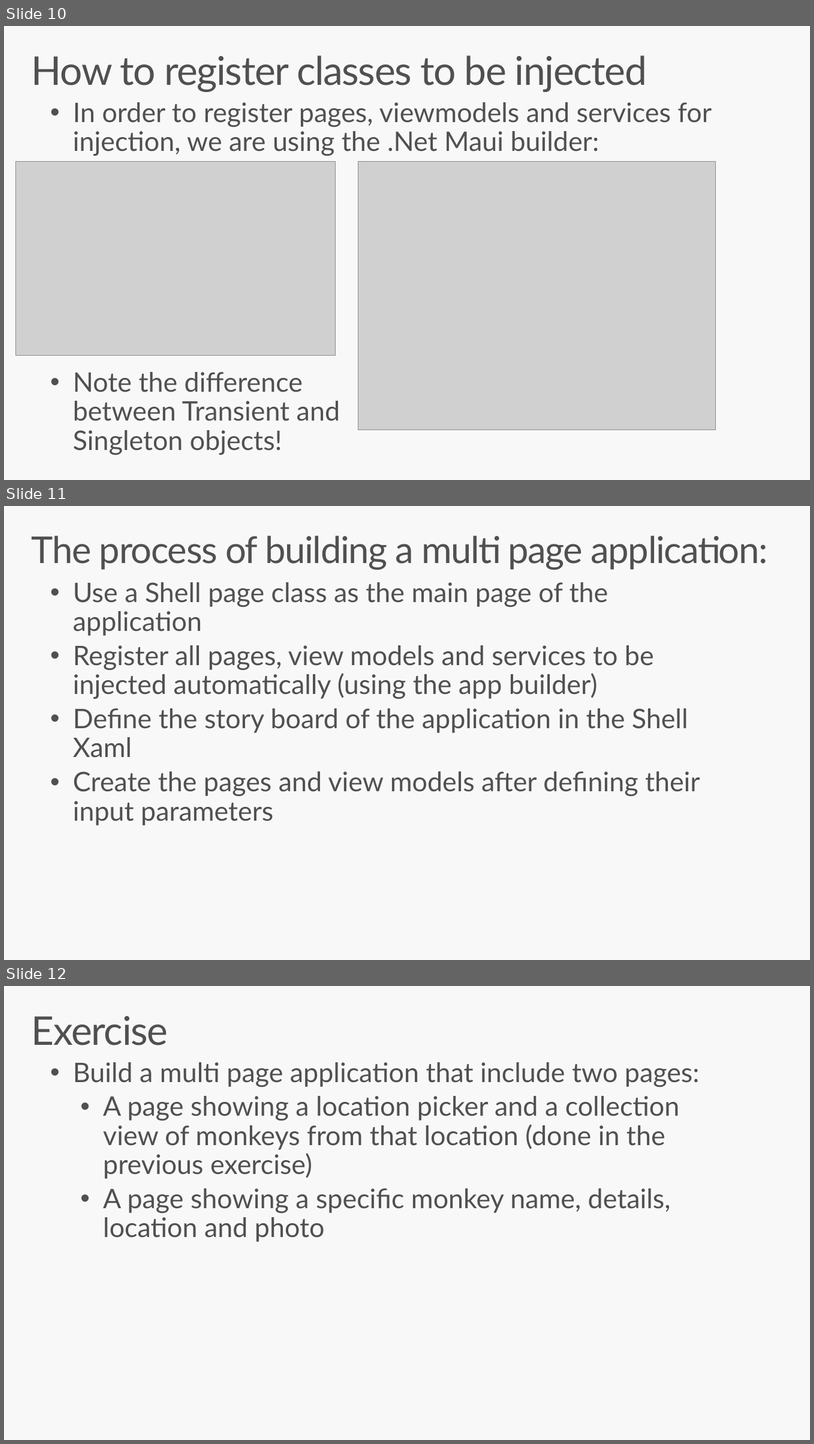
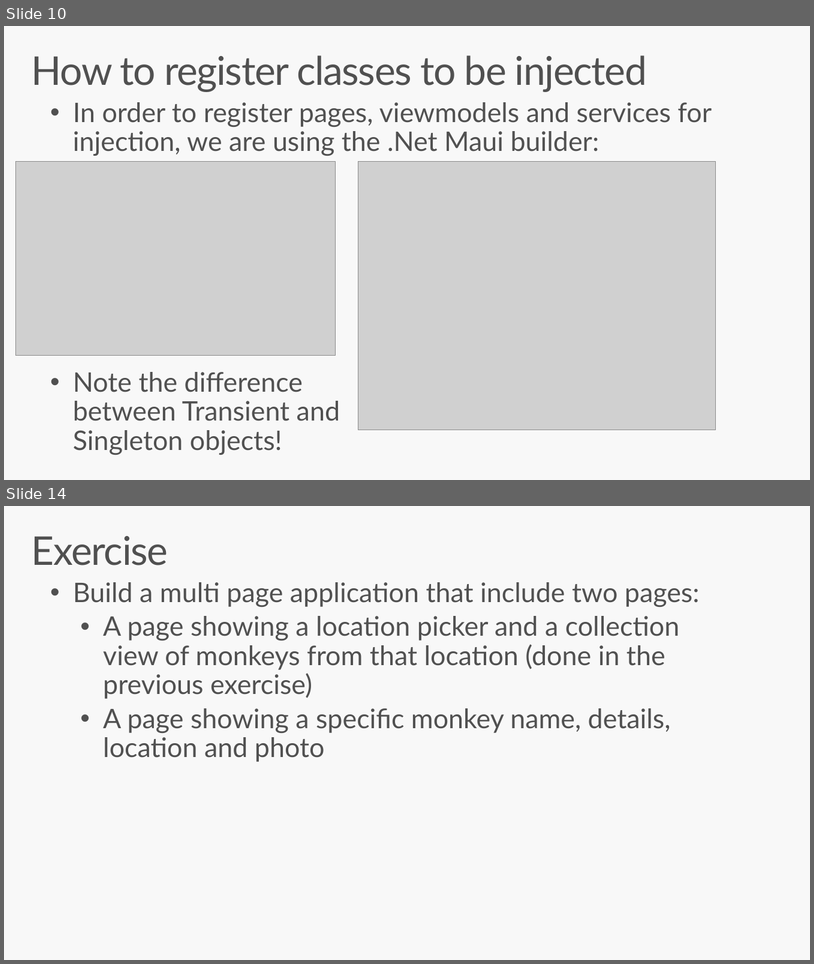
Before and after one commit to oferzad/ShellLesson_Step1.App, a slide deck: Docs/Navigation With Shell Step 1.pptx. Shown one above the other, each under a label of ours: slides 10, 11 and 12 before the commit, slides 10 and 14 after it; the slides between them are not shown. The pictures are 814x1444 and 814x964 pixels, drawn with LibreOffice and Linux fonts; fonts in the diff are those of the drawing; grey boxes stand for pictures. Boxes give left, top, right and bottom in pixels: in the first picture for what was removed or moved away, otherwise in the second. Text is boxed around its words. In the diff, an @@ line names an element or a change of style, - is before the commit and + after.

```diff
--- a/Docs/Navigation With Shell Step 1.pptx
+++ b/Docs/Navigation With Shell Step 1.pptx
@@ slide 11 removed at <box>4,506,810,960</box>, background #F8F8F8 @@
@@ title removed at <box>32,535,768,570</box> @@
-The process of building a multi page application:
@@ text removed at <box>73,582,701,825</box> @@
-• Use a Shell page class as the main page of the application
-• Register all pages, view models and services to be injected automatically (using the app builder)
-• Define the story board of the application in the Shell Xaml
-• Create the pages and view models after defining their input parameters
@@ what was slide 12 is now slide 14 @@
```
Also in this commit, not shown: 3 slides added, 3 other files.
